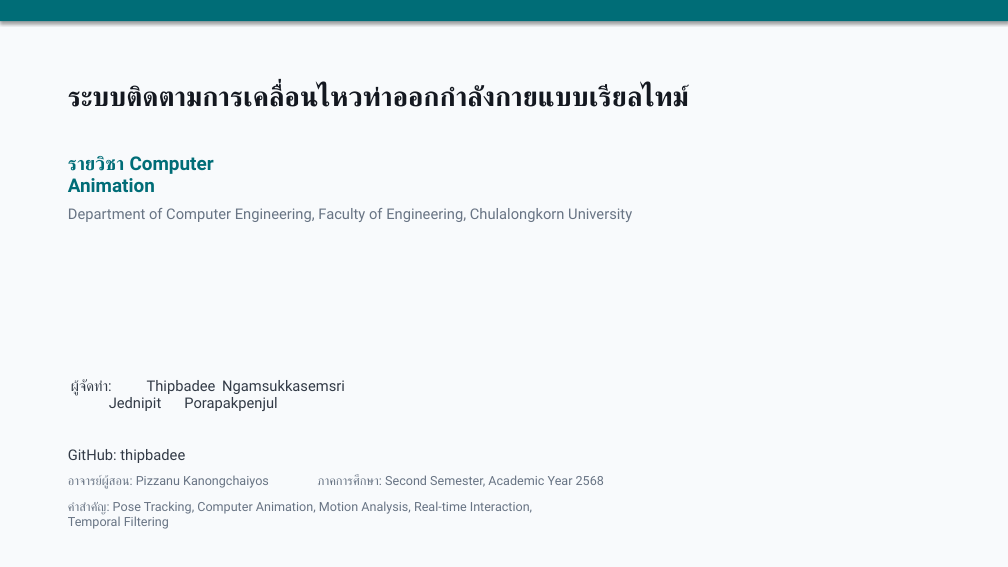
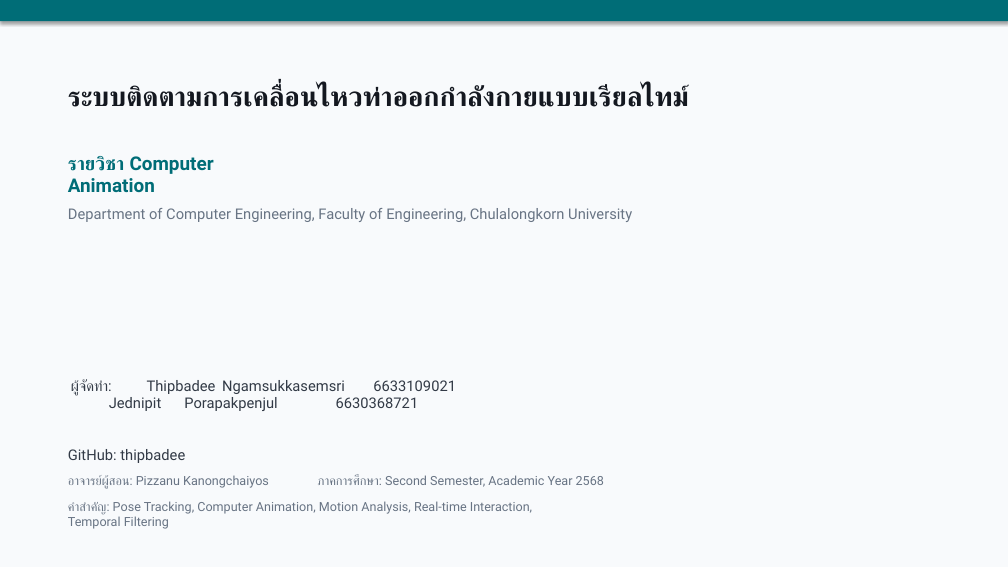
Before and after one commit to thipbadee/computer-animation-project-, a slide deck: slide 1 of report/presentation.pptx. Drawn at 1008x567 pixels with LibreOffice and Linux fonts; fonts in the diff are those of the drawing. Boxes give left, top, right and bottom in pixels: in the first picture for what was removed or moved away, otherwise in the second. Text is boxed around its words. In the diff, an @@ line names an element or a change of style, - is before the commit and + after.

```diff
--- a/report/presentation.pptx
+++ b/report/presentation.pptx
@@ text at (71,379,456,411): text changed @@
-ผู้จัดทำ: Thipbadee Ngamsukkasemsri
-Jednipit Porapakpenjul
+ผู้จัดทำ: Thipbadee Ngamsukkasemsri 6633109021
+Jednipit Porapakpenjul 6630368721
```
Also in this commit, not shown: 3 other slides changed, 1 other file.
